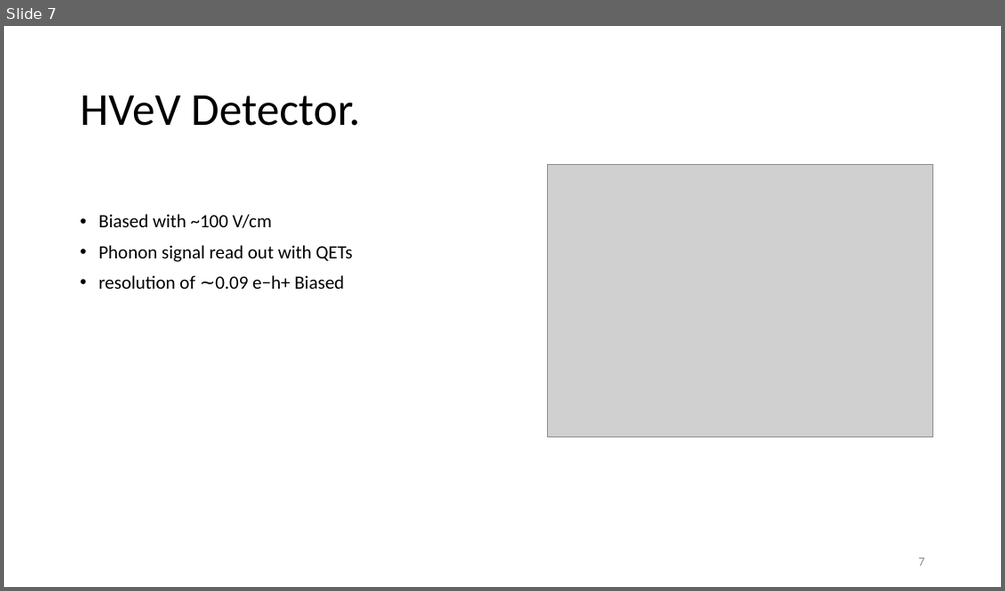
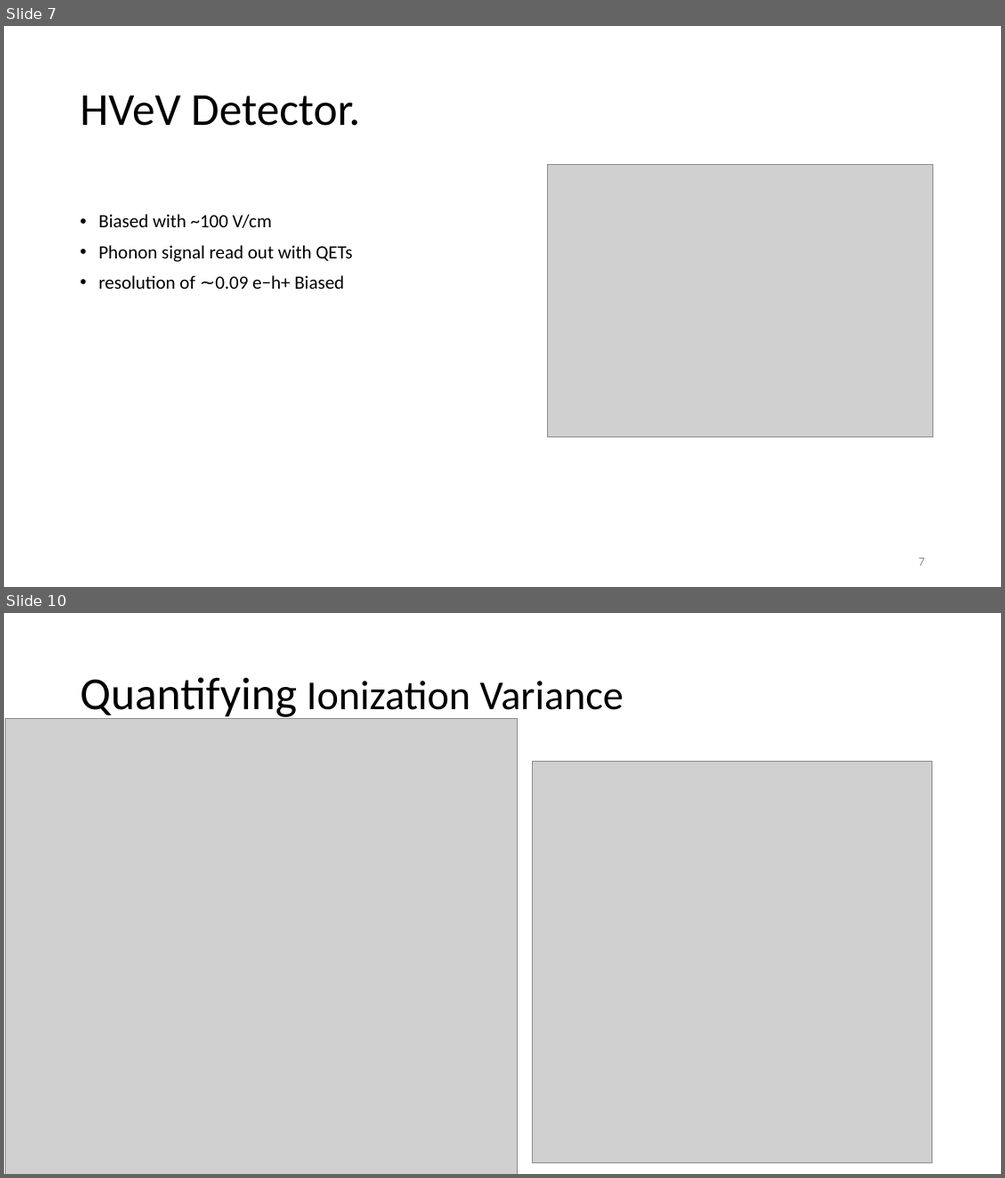
Before and after one commit to villaa/nrFano_Constraint, a slide deck: Mitch_Hawaii_talk. .pptx. Shown one above the other, each under a label of ours: slide 7 before the commit, slides 7 and 10 after it; the slides between them are not shown. The pictures are 1005x591 and 1005x1178 pixels, drawn with LibreOffice and Linux fonts; fonts in the diff are those of the drawing; grey boxes stand for pictures. Boxes give left, top, right and bottom in pixels: in the first picture for what was removed or moved away, otherwise in the second. Text is boxed around its words. In the diff, an @@ line names an element or a change of style, - is before the commit and + after.

```diff
--- a/Mitch_Hawaii_talk. .pptx
+++ b/Mitch_Hawaii_talk. .pptx
@@ slide 10 added at (x1=4, y1=613, x2=1001, y2=1174), background #FFFFFF @@
@@ title added at (x1=80, y1=677, x2=623, y2=720), 39.6 pt, text #000000 @@
+Quantifying Ionization Variance
@@ picture added at (x1=5, y1=718, x2=517, y2=1174) @@
@@ picture added at (x1=532, y1=761, x2=933, y2=1163) @@
```
Also in this commit, not shown: 2 slides changed, 2 other slides added, 6 slides removed, 4 other files.
